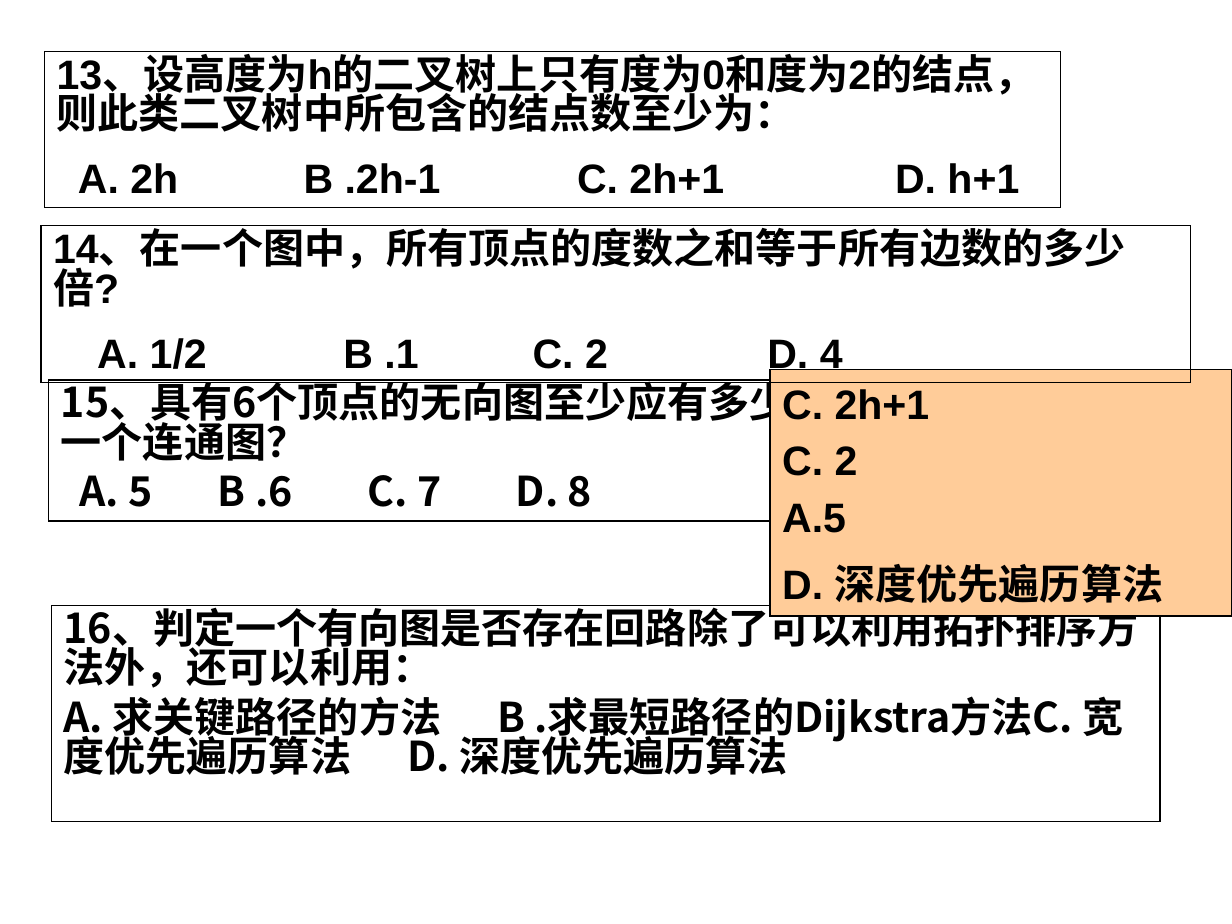
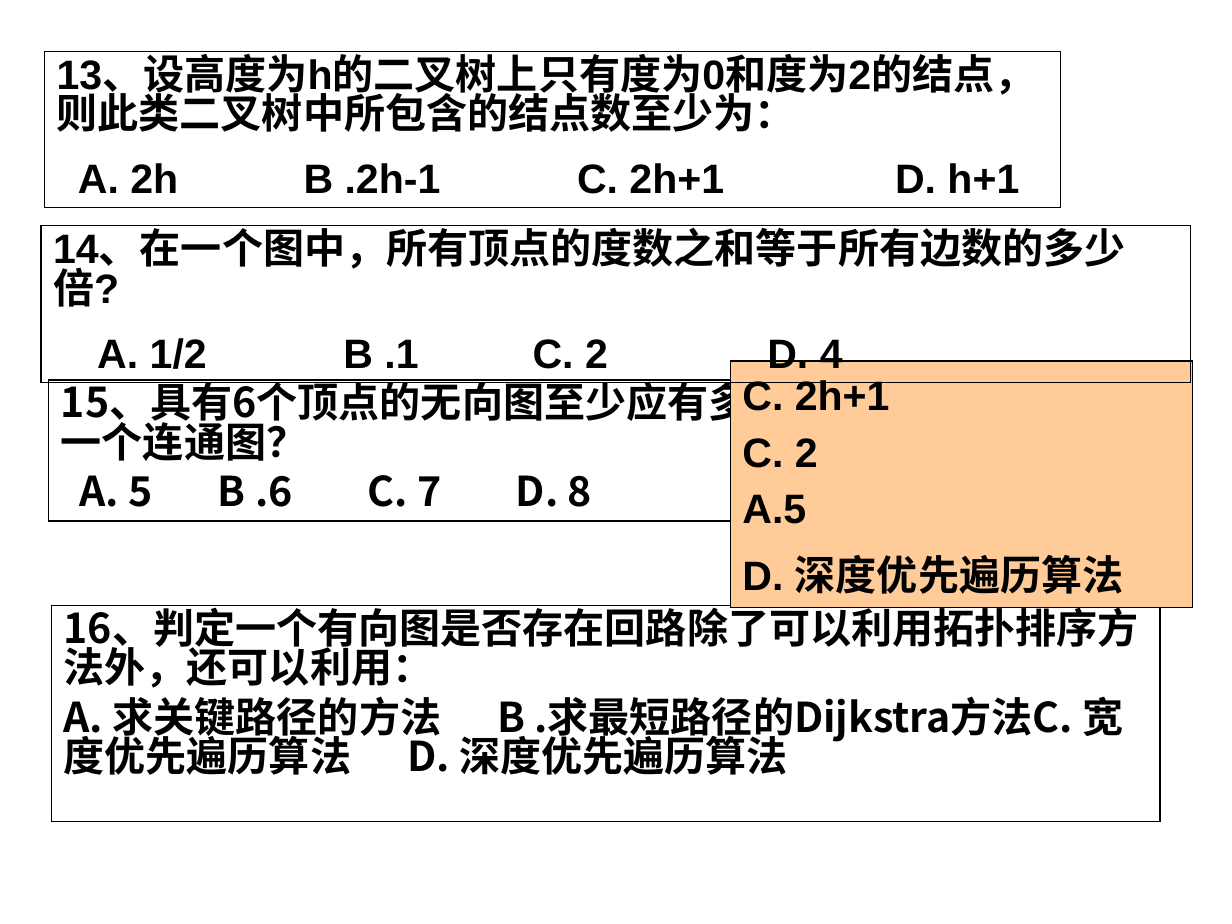
Before and after one commit to LukeLIN-web/curriculum_design, a slide deck: slide 6 of DataStructure/review ppt.ppt. Drawn at 1232x924 pixels with LibreOffice and Linux fonts; fonts in the diff are those of the drawing. Boxes give left, top, right and bottom in pixels: in the first picture for what was removed or moved away, otherwise in the second. Text is boxed around its words. In the diff, an @@ line names an element or a change of style, - is before the commit and + after.

```diff
--- a/DataStructure/review ppt.ppt
+++ b/DataStructure/review ppt.ppt
@@ rectangle "C. 2h+1": place and size @@
-rectangle "C. 2h+1" at (770,370,1232,616)
+rectangle "C. 2h+1" at (731,361,1193,607)
```
Also in this commit, not shown: 6 other slides changed.
